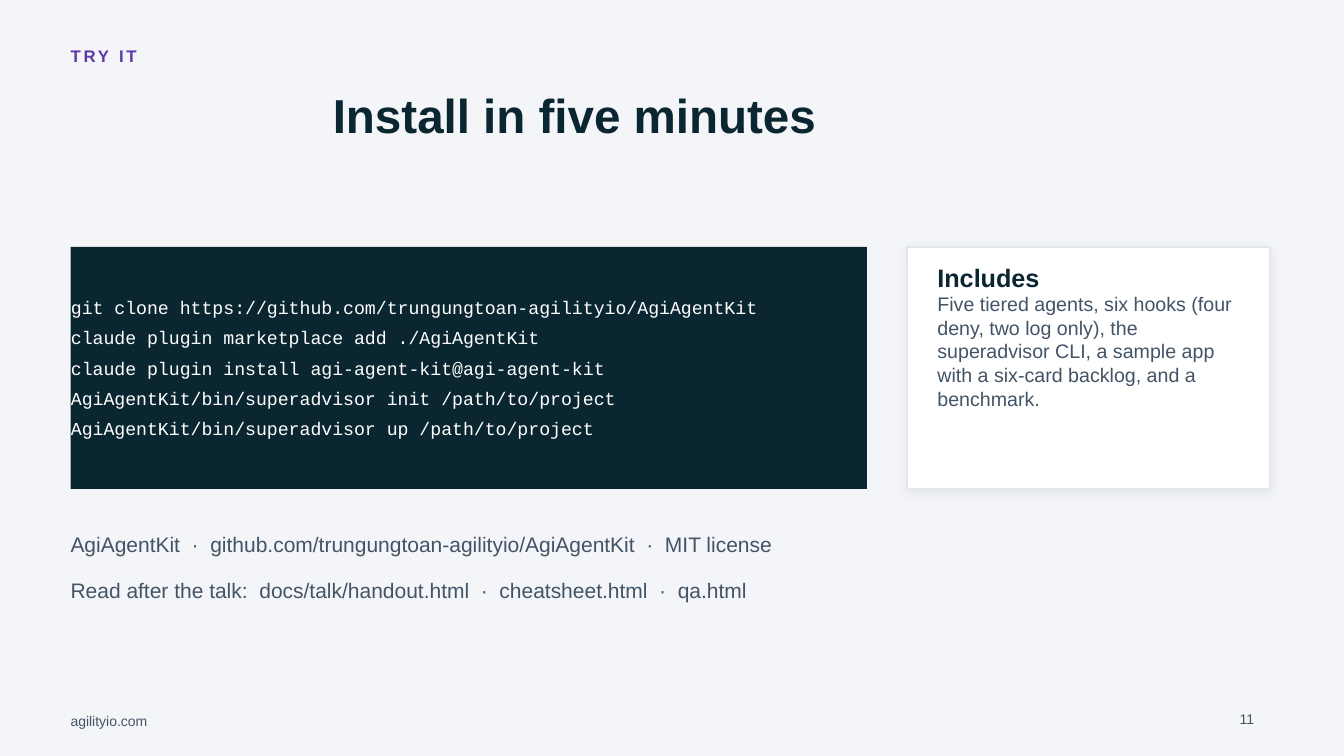
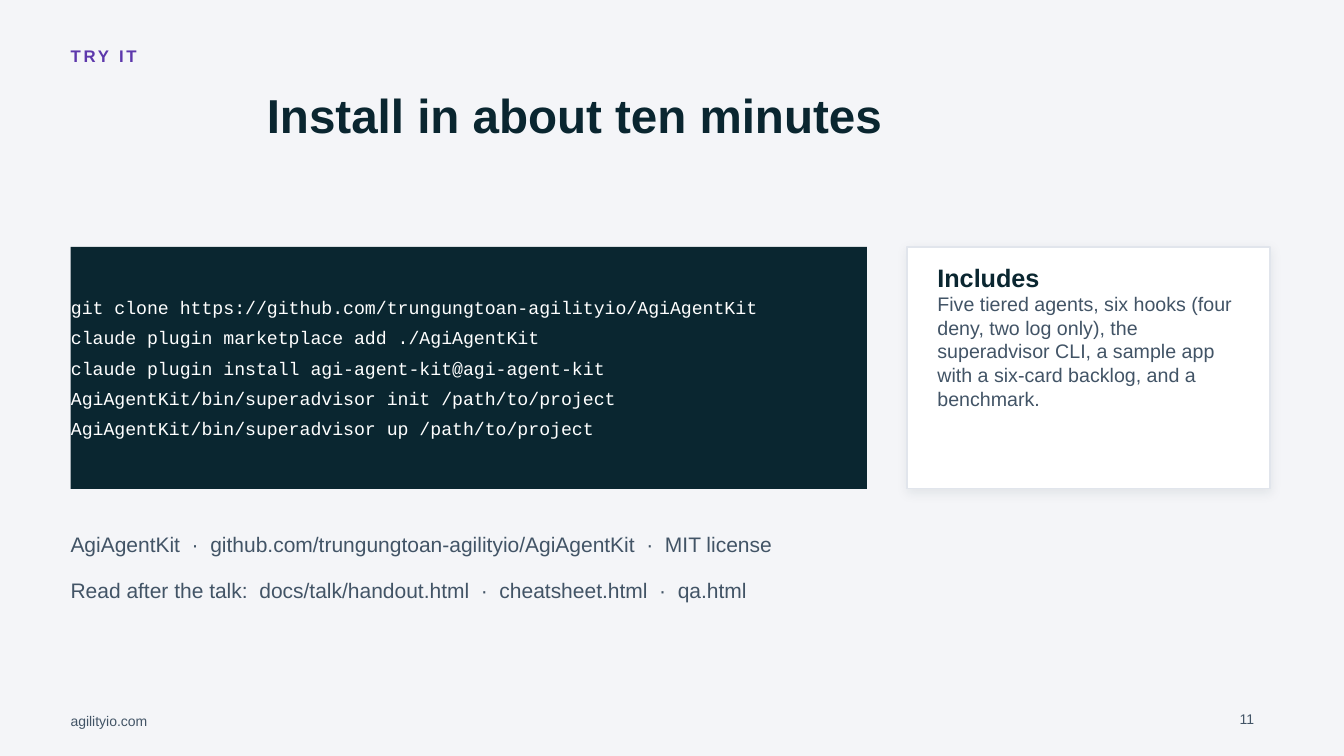
Before and after one commit to trungungtoan-agilityio/AgiAgentKit, a slide deck: slide 11 of docs/talk/Session-Superadvisor-AgilityIO.pptx. Drawn at 1344x756 pixels with LibreOffice and Linux fonts; fonts in the diff are those of the drawing; background and template pictures are left out. Boxes give left, top, right and bottom in pixels: in the first picture for what was removed or moved away, otherwise in the second. Text is boxed around its words. In the diff, an @@ line names an element or a change of style, - is before the commit and + after.

```diff
--- a/docs/talk/Session-Superadvisor-AgilityIO.pptx
+++ b/docs/talk/Session-Superadvisor-AgilityIO.pptx
@@ title at (267,98,882,134): text changed @@
-Install in five minutes
+Install in about ten minutes
```
Also in this commit, not shown: 2 other slides changed, 12 other files.
